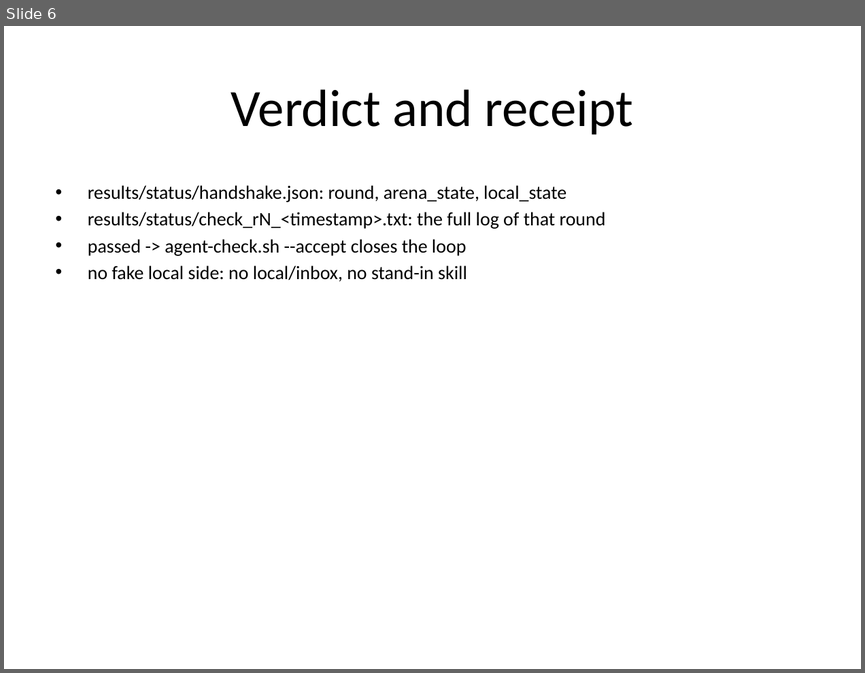
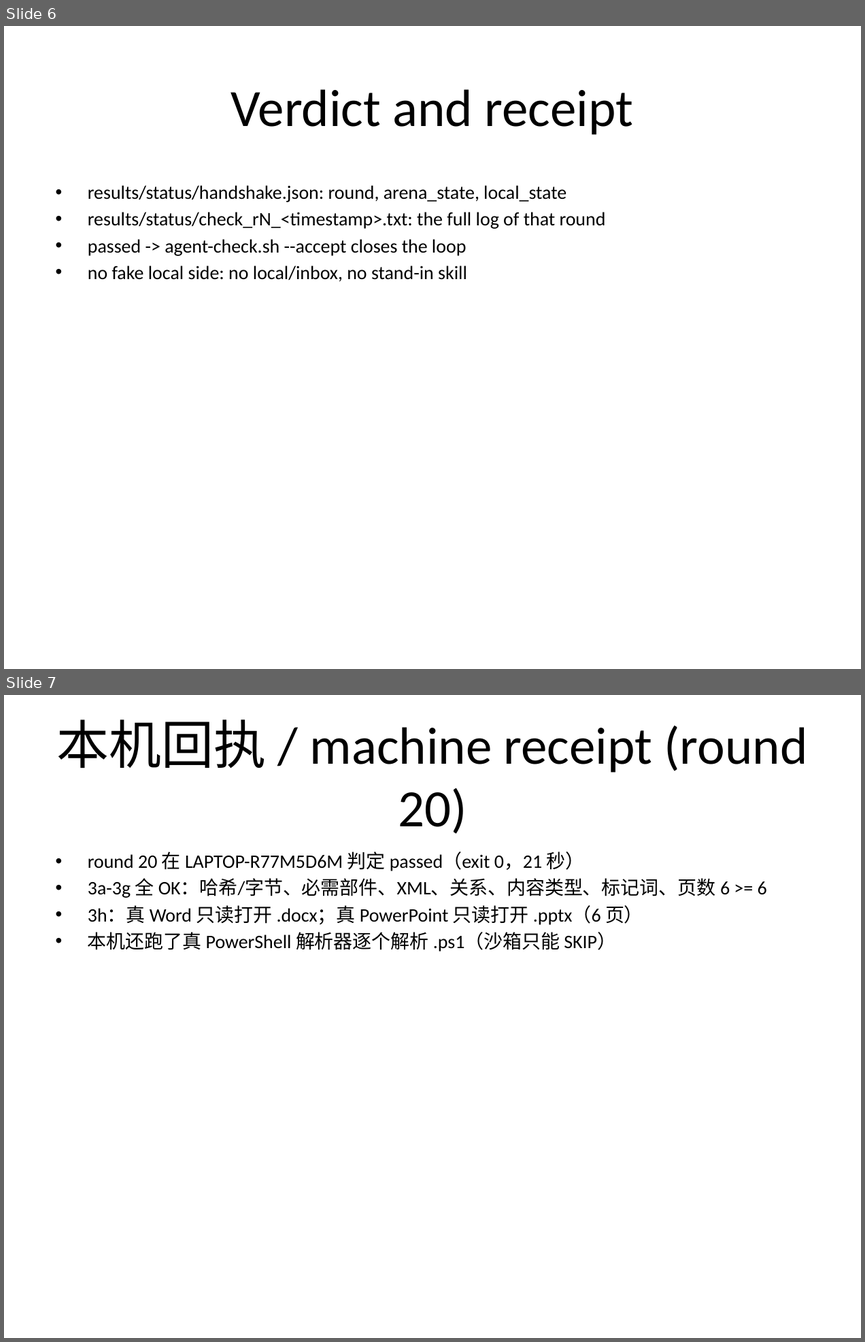
Before and after one commit to mqgg5630-cyber/git-pull-arena, a slide deck: deliverable/LINK_PROOF_v2.8.1.pptx. Shown one above the other, each under a label of ours: slide 6 before the commit, slides 6 and 7 after it. The pictures are 865x673 and 865x1342 pixels, drawn with LibreOffice and Linux fonts; fonts in the diff are those of the drawing. Boxes give left, top, right and bottom in pixels: in the first picture for what was removed or moved away, otherwise in the second. Text is boxed around its words. In the diff, an @@ line names an element or a change of style, - is before the commit and + after.

Commit message:
feat: round 21 deliverables - machine receipt of round 20 baked in + Chinese usage section (docx 9 sections / pptx 8 slides)

```diff
--- a/deliverable/LINK_PROOF_v2.8.1.pptx
+++ b/deliverable/LINK_PROOF_v2.8.1.pptx
@@ slide 7 added at box(4, 695, 861, 1338), background #FFFFFF @@
@@ title added at box(56, 719, 808, 834), 44 pt, text #000000 @@
+本机回执 / machine receipt (round 20)
@@ text added at box(88, 851, 767, 951), 16 pt, text #000000 @@
+• round 20 在 LAPTOP-R77M5D6M 判定 passed（exit 0，21 秒）
+• 3a-3g 全 OK：哈希/字节、必需部件、XML、关系、内容类型、标记词、页数 6 >= 6
+• 3h：真 Word 只读打开 .docx；真 PowerPoint 只读打开 .pptx（6 页）
+• 本机还跑了真 PowerShell 解析器逐个解析 .ps1（沙箱只能 SKIP）
```
Also in this commit, not shown: 1 other slide added, 6 other files.
